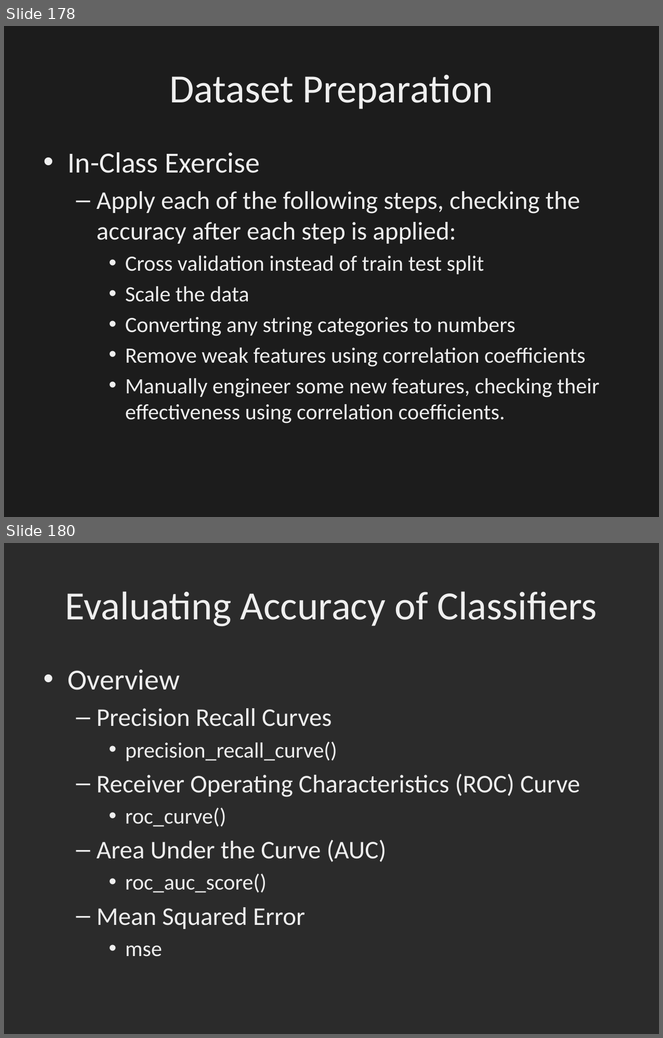
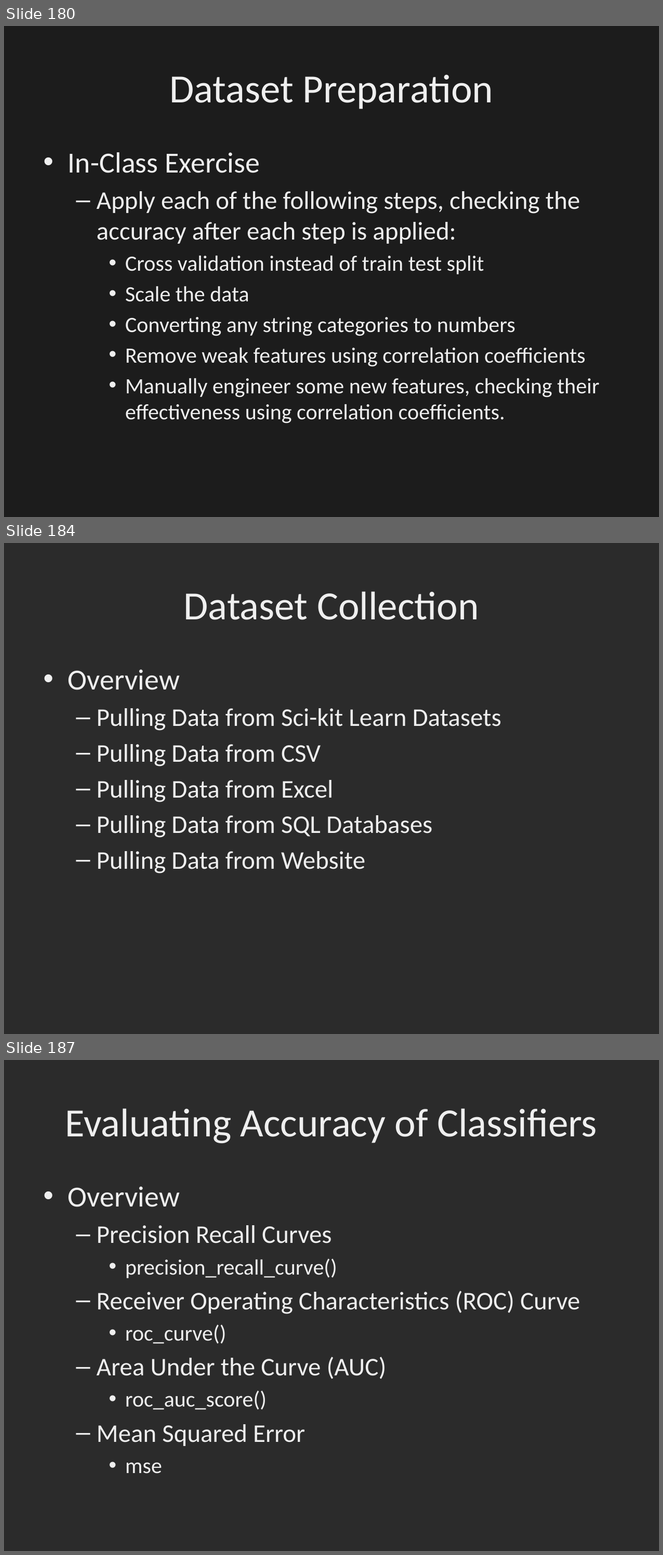
Before and after one commit to dbowmans46/PracticalProgramming, a slide deck: Session 7 - Python/Instructional Material/Session 7 - Python Brief Intro to Machine Learning with Scikit Learn.odp. Shown one above the other, each under a label of ours: slides 178 and 180 before the commit, slides 180, 184 and 187 after it; the slides between them are not shown. The pictures are 663x1038 and 663x1555 pixels, drawn with LibreOffice and Linux fonts; fonts in the diff are those of the drawing; background and template pictures are left out; a plain dark background stands for a picture behind light text. Boxes give left, top, right and bottom in pixels: in the first picture for what was removed or moved away, otherwise in the second. Text is boxed around its words. In the diff, an @@ line names an element or a change of style, - is before the commit and + after.

```diff
--- a/Session 7 - Python/Instructional Material/Session 7 - Python Brief Intro to Machine Learning with Scikit Learn.odp
+++ b/Session 7 - Python/Instructional Material/Session 7 - Python Brief Intro to Machine Learning with Scikit Learn.odp
@@ slide 184 added at [4,543,659,1034], background picture (left out) @@
@@ title added at [184,591,479,620], 44 pt, text #EFEFEF @@
+Dataset Collection
@@ text added at [68,669,502,874], 28 pt, text #EFEFEF @@
+• Overview
+  – Pulling Data from Sci-kit Learn Datasets
+  – Pulling Data from CSV
+  – Pulling Data from Excel
+  – Pulling Data from SQL Databases
+  – Pulling Data from Website
@@ what was slide 178 is now slide 180 @@
@@ what was slide 180 is now slide 187 @@
```
Also in this commit, not shown: 8 other slides added, 1 slide removed, 1 other file.
